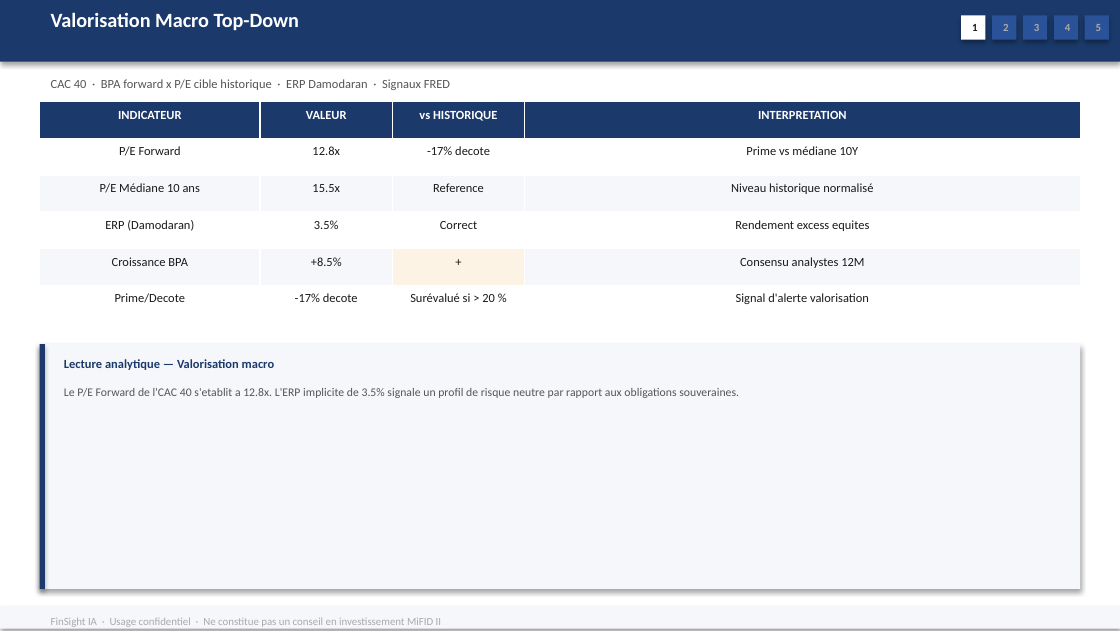
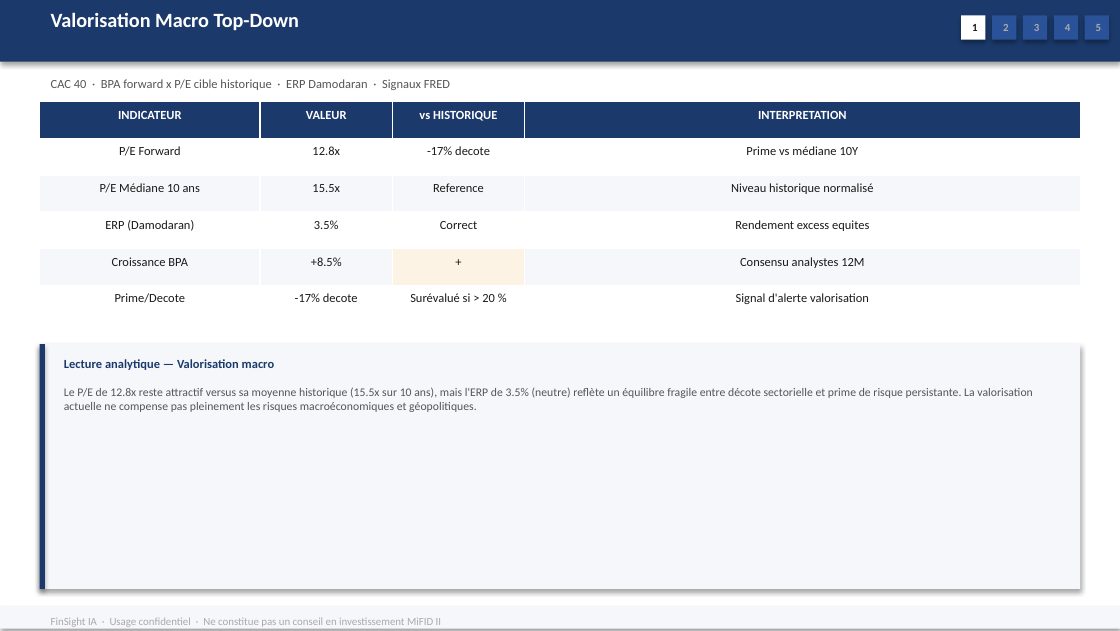
Before and after one commit to baptistejeh07-art/finsight-ia, a slide deck: slide 6 of preview/indice_CAC_40/indice_CAC_40.pptx. Drawn at 1120x631 pixels with LibreOffice and Linux fonts; fonts in the diff are those of the drawing. Boxes give left, top, right and bottom in pixels: in the first picture for what was removed or moved away, otherwise in the second. Text is boxed around its words. In the diff, an @@ line names an element or a change of style, - is before the commit and + after.

```diff
--- a/preview/indice_CAC_40/indice_CAC_40.pptx
+++ b/preview/indice_CAC_40/indice_CAC_40.pptx
@@ text at (64, 387, 1032, 412): text changed @@
-Le P/E Forward de l'CAC 40 s'etablit a 12.8x. L'ERP implicite de 3.5% signale un profil de risque neutre par rapport aux obligations souveraines.
+Le P/E de 12.8x reste attractif versus sa moyenne historique (15.5x sur 10 ans), mais l'ERP de 3.5% (neutre) reflète un équilibre fragile entre décote sectorielle et prime de risque persistante. La valorisation actuelle ne compense pas pleinement les risques macroéconomiques et géopolitiques.
```
Also in this commit, not shown: 2 other slides changed, 1 other file.
